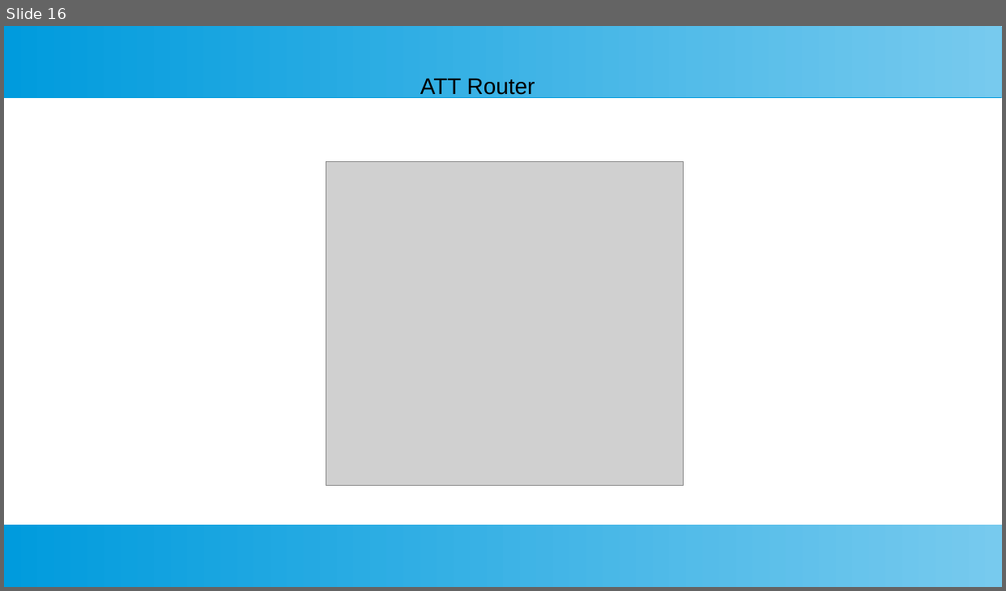
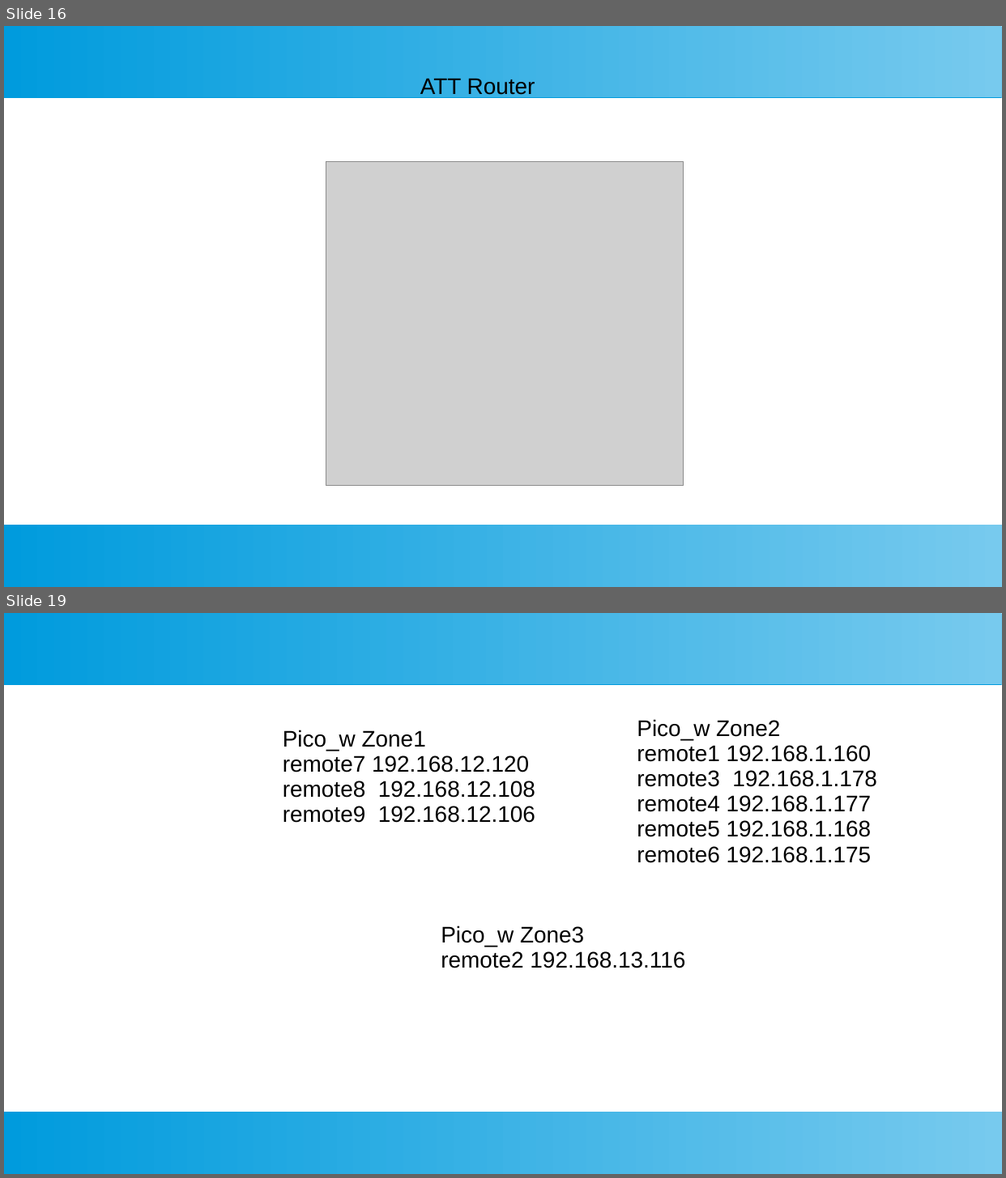
Before and after one commit to develone/shared-notes-pico_w-development, a slide deck: networking/xwindows.ppt. Shown one above the other, each under a label of ours: slide 16 before the commit, slides 16 and 19 after it; the slides between them are not shown. The pictures are 1006x591 and 1006x1178 pixels, drawn with LibreOffice and Linux fonts; fonts in the diff are those of the drawing; grey boxes stand for pictures. Boxes give left, top, right and bottom in pixels: in the first picture for what was removed or moved away, otherwise in the second. Text is boxed around its words. In the diff, an @@ line names an element or a change of style, - is before the commit and + after.

```diff
--- a/networking/xwindows.ppt
+++ b/networking/xwindows.ppt
@@ slide 19 added at [4, 613, 1002, 1174], background #FFFFFF; not listed: 2 template elements that a slide beside it also shows @@
@@ text added at [283, 730, 535, 823], 18 pt, text #000000 @@
+Pico_w Zone1
+remote7 192.168.12.120
+remote8 192.168.12.108
+remote9 192.168.12.106
@@ text added at [637, 719, 877, 863], 18 pt, text #000000 @@
+Pico_w Zone2
+remote1 192.168.1.160
+remote3 192.168.1.178
+remote4 192.168.1.177
+remote5 192.168.1.168
+remote6 192.168.1.175
@@ text added at [441, 926, 685, 969], 18 pt, text #000000 @@
+Pico_w Zone3
+remote2 192.168.13.116
```
Also in this commit, not shown: 1 slide changed, 1 other slide added, 1 other file.
